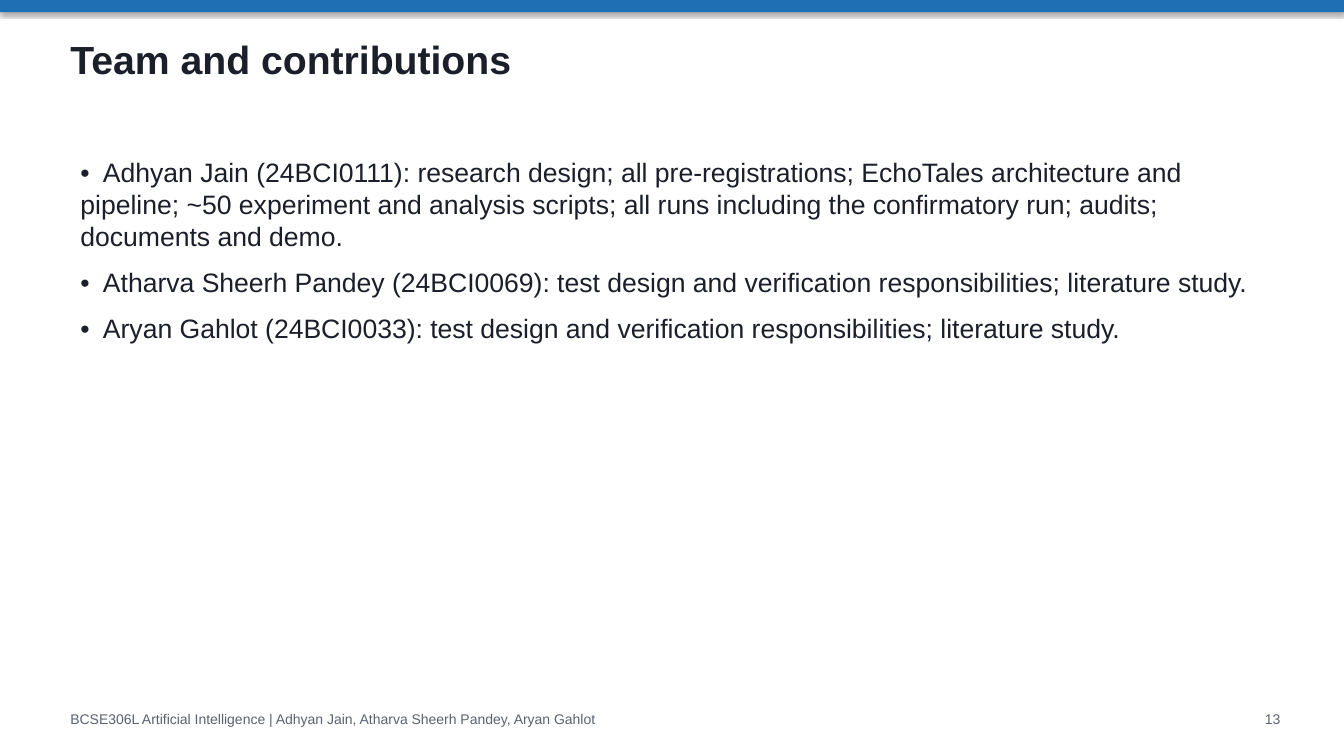
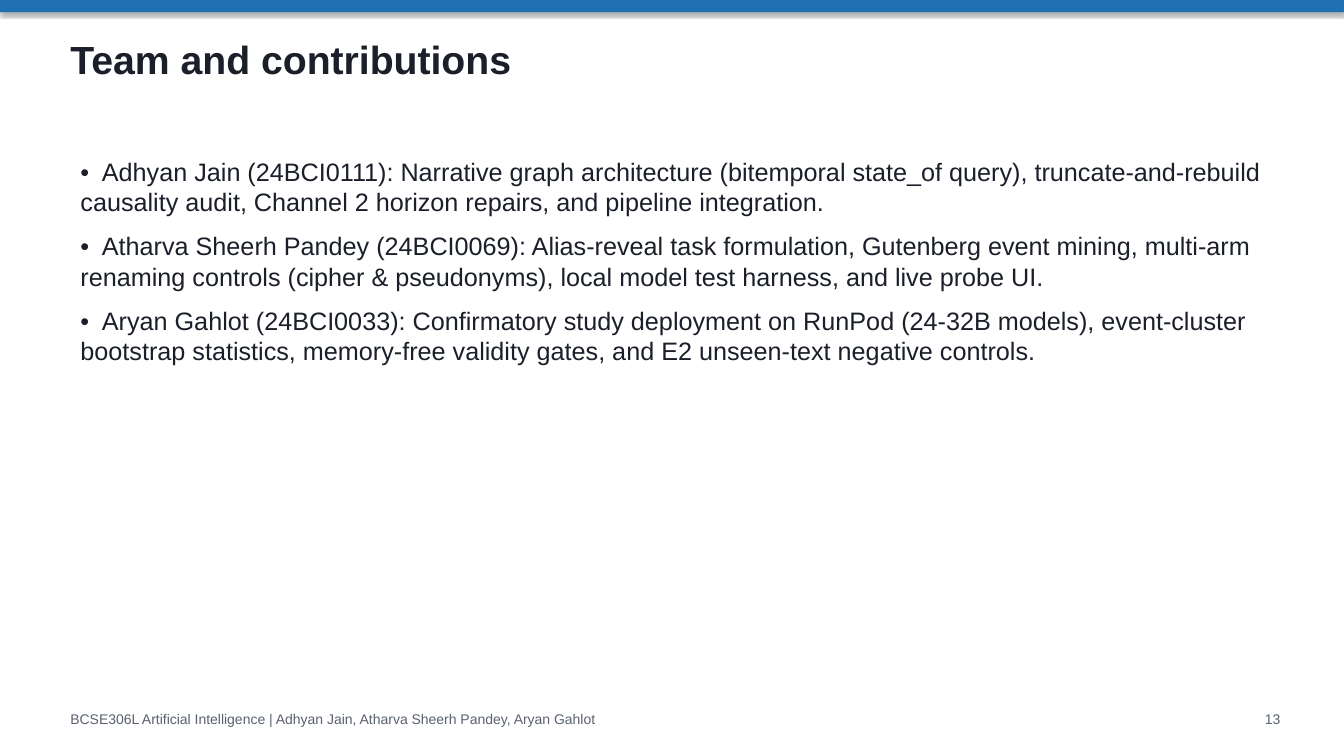
Before and after one commit to adhyan-jain/EchoTales, a slide deck: slide 13 of EchoTales_Research_Presentation.pptx. Drawn at 1344x756 pixels with LibreOffice and Linux fonts; fonts in the diff are those of the drawing. Boxes give left, top, right and bottom in pixels: in the first picture for what was removed or moved away, otherwise in the second. Text is boxed around its words. In the diff, an @@ line names an element or a change of style, - is before the commit and + after.

Commit message:
research: pre-register RF-E2E (addendum 6), whole-volume versus prefix character cards with input and memory channels separated

```diff
--- a/EchoTales_Research_Presentation.pptx
+++ b/EchoTales_Research_Presentation.pptx
@@ text at (x1=80, y1=162, x2=1260, y2=366): text changed; size 19 to 18 pt @@
-• Adhyan Jain (24BCI0111): research design; all pre-registrations; EchoTales architecture and pipeline; ~50 experiment and analysis scripts; all runs including the confirmatory run; audits; documents and demo.
-• Atharva Sheerh Pandey (24BCI0069): test design and verification responsibilities; literature study.
-• Aryan Gahlot (24BCI0033): test design and verification responsibilities; literature study.
+• Adhyan Jain (24BCI0111): Narrative graph architecture (bitemporal state_of query), truncate-and-rebuild causality audit, Channel 2 horizon repairs, and pipeline integration.
+• Atharva Sheerh Pandey (24BCI0069): Alias-reveal task formulation, Gutenberg event mining, multi-arm renaming controls (cipher & pseudonyms), local model test harness, and live probe UI.
+• Aryan Gahlot (24BCI0033): Confirmatory study deployment on RunPod (24-32B models), event-cluster bootstrap statistics, memory-free validity gates, and E2 unseen-text negative controls.
```
Also in this commit, not shown: 9 other files.
